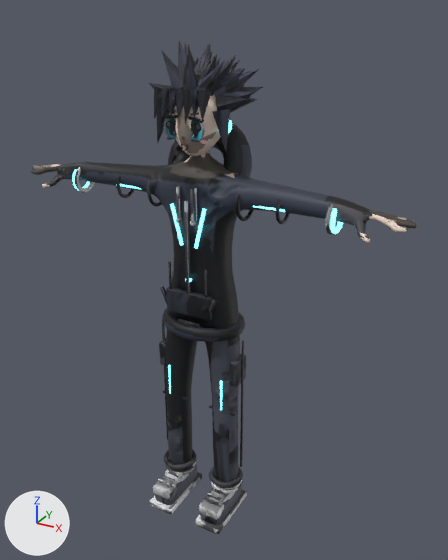
What one commit did to the glTF model assets/models/characters/an_scout.glb.
Before and after are seen from a 50 mm camera at (1.164, -1.986, 2.07) aimed at (0.054, 0.031, 1.061). The lights are fixed; the arrows at lower left show +X, +Y and +Z. The picture after the commit comes second. Where no turn or scale is listed for an object, it has been applied to the vertices. Vertices at exactly the same position are counted once.

Script lines for the objects in view, before the commit:
```python
me_bodygraph = bpy.data.meshes.new('BodyGraph')
me_bodygraph.from_pydata(...)  # 2912 vertices, 5698 faces; spans x -0.8..0.8, y -0.19..0.11, z 0.84..1.69
# faces by material slot: [3823, 1373, 502]
me_bodygraph.materials.append(mat_base)
me_bodygraph.materials.append(mat_skin_001)
me_bodygraph.materials.append(mat_glow)
me_bodygraph_001 = bpy.data.meshes.new('BodyGraph.001')
me_bodygraph_001.from_pydata(...)  # 787 vertices, 1444 faces; spans x -0.196..0.196, y -0.147..0.022, z 0.117..0.882
# faces by material slot: [1420, 24]
me_bodygraph_001.materials.append(mat_base)
me_bodygraph_001.materials.append(mat_glow)
me_bodygraph_002 = bpy.data.meshes.new('BodyGraph.002')
me_bodygraph_002.from_pydata(...)  # 845 vertices, 1570 faces; spans x -0.192..0.192, y -0.249..0.029, z -0.003..0.143
me_bodygraph_002.materials.append(mat_base)
me_sphere = bpy.data.meshes.new('Sphere')
me_sphere.from_pydata(...)  # 2223 vertices, 3802 faces; spans x -0.211..0.203, y -0.196..0.177, z 1.58..1.967
# faces by material slot: [2412, 1346, 44]
me_sphere.materials.append(mat_base)
me_sphere.materials.append(mat_skin_001)
me_sphere.materials.append(mat_glow)
ob_an_scout_body = bpy.data.objects.new('AN_Scout_Body', me_bodygraph)
ob_an_scout_body.location = (0.0, 0.0, 0.0)
ob_an_scout_feet = bpy.data.objects.new('AN_Scout_Feet', me_bodygraph_002)
ob_an_scout_feet.location = (0.0, 0.0, 0.0)
ob_an_scout_head = bpy.data.objects.new('AN_Scout_Head', me_sphere)
ob_an_scout_head.location = (0.0, 0.0, 0.0)
ob_an_scout_legs = bpy.data.objects.new('AN_Scout_Legs', me_bodygraph_001)
ob_an_scout_legs.location = (0.0, 0.0, 0.0)
```
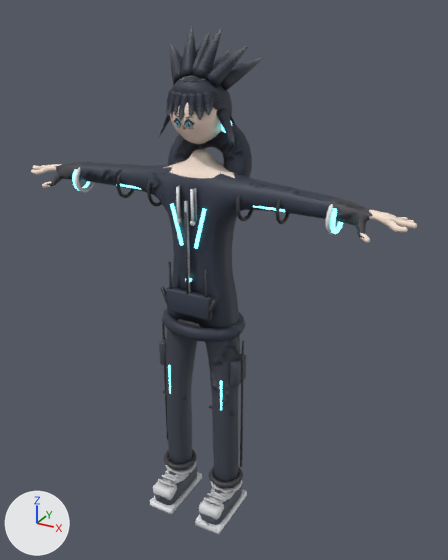
Diff of the bpy script that builds the scene:
```diff
--- a/assets/models/characters/an_scout.glb.py
+++ b/assets/models/characters/an_scout.glb.py
@@ me_bodygraph @@
 me_bodygraph.from_pydata(...)  # 2912 vertices, 5698 faces; spans x -0.8..0.8, y -0.19..0.11, z 0.84..1.69
 # used by ob_an_scout_body; location = (0.0, 0.0, 0.0)
+# me_bodygraph part 1: 5618 kept faces spanning x -0.8..0.8, y -0.19..0.11, z 0.84..1.69 get new texture (UV) coordinates
 me_bodygraph.materials.append(mat_base)
@@ me_bodygraph_002 @@
 me_bodygraph_002.from_pydata(...)  # 845 vertices, 1570 faces; spans x -0.192..0.192, y -0.249..0.029, z -0.003..0.143
 # used by ob_an_scout_feet; location = (0.0, 0.0, 0.0)
+# me_bodygraph_002 part 2: texture (UV) coordinates of 1570 of 1570 faces, centred in x -0.19..0.189, y -0.247..0.027, z -0.001..0.141, changed; they spanned u 0.01..0.99, v 0.01..0.98 and now span u 0.01..0.99, v 0.01..0.98
 me_bodygraph_002.materials.append(mat_base)
@@ me_sphere @@
 # used by ob_an_scout_head; location = (0.0, 0.0, 0.0)
-me_sphere.from_pydata(...)  # 2223 vertices, 3802 faces; spans x -0.211..0.203, y -0.196..0.177, z 1.58..1.967
+me_sphere.from_pydata(...)  # 2943 vertices, 4830 faces; spans x -0.177..0.177, y -0.169..0.195, z 1.618..2.012
+# me_sphere part 3: the loose piece of 8 vertices spanning x -0.049..0.036, y -0.022..0.128, z 1.78..1.902 is rebuilt with 33 vertices and now spans x -0.035..0.035, y 0.003..0.195, z 1.821..1.927
+# me_sphere part 4: the loose piece of 8 vertices spanning x -0.061..0.009, y -0.095..-0.016, z 1.809..1.938 is rebuilt with 33 vertices and now spans x -0.065..0.012, y -0.108..0.01, z 1.841..2.012
+# me_sphere part 5: the loose piece of 8 vertices spanning x 0.011..0.115, y -0.091..0.008, z 1.791..1.922 is rebuilt with 33 vertices and now spans x 0.029..0.159, y -0.097..0.021, z 1.82..1.953
+# me_sphere part 6: 81 loose pieces with 1425 vertices, spanning x -0.211..0.203, y -0.196..0.177, z 1.612..1.967, are deleted
+# me_sphere part 7: 2 vertices moved within x -0.034..0.034, y -0.159, z 1.709; 747 vertices removed from x -0.122..0.182, y -0.167..0.145, z 1.58..1.938; 2817 vertices added at x -0.177..0.177, y -0.169..0.186, z 1.618..2.012
+# me_sphere part 8: 44 kept faces spanning x 0.101..0.119, y -0.072..-0.028, z 1.668..1.712 get new texture (UV) coordinates
 me_sphere.materials.append(mat_base)
@@ me_bodygraph_001 @@
 me_bodygraph_001.from_pydata(...)  # 787 vertices, 1444 faces; spans x -0.196..0.196, y -0.147..0.022, z 0.117..0.882
 # used by ob_an_scout_legs; location = (0.0, 0.0, 0.0)
+# me_bodygraph_001 part 9: texture (UV) coordinates of 1444 of 1444 faces, centred in x -0.194..0.194, y -0.144..0.015, z 0.127..0.866, changed; they spanned u 0.01..0.99, v 0.01..0.98 and now span u 0.01..0.99, v 0.01..0.99
 me_bodygraph_001.materials.append(mat_base)
```

Boxes (x1, y1, x2, y2) around the edits, measured in the pictures (448 x 560 px):
'AN_Scout_Head', reshaped (7% narrower): before (149, 41, 263, 156); after (159, 26, 265, 145)
part 1 of me_bodygraph, surface changed: (31, 123, 417, 347) in both
part 2 of me_bodygraph_002, surface changed (lighter): (150, 462, 247, 534) in both
part 3 of me_sphere, rebuilt (mostly hidden before): before (216, 58, 220, 67); after (213, 49, 231, 65)
part 4 of me_sphere, rebuilt (not visible before): after (179, 27, 196, 78)
part 5 of me_sphere, rebuilt (mostly hidden before): before (223, 55, 236, 74); after (207, 45, 249, 88)
part 6 of me_sphere, deleted: before (149, 41, 263, 151)
part 7 of me_sphere, cut back: before (162, 51, 257, 156); after (159, 28, 261, 145)
part 8 of me_sphere, surface changed: before (228, 120, 232, 133); after (221, 122, 232, 132)
part 9 of me_bodygraph_001, surface changed (lighter): (159, 320, 246, 494) in both
